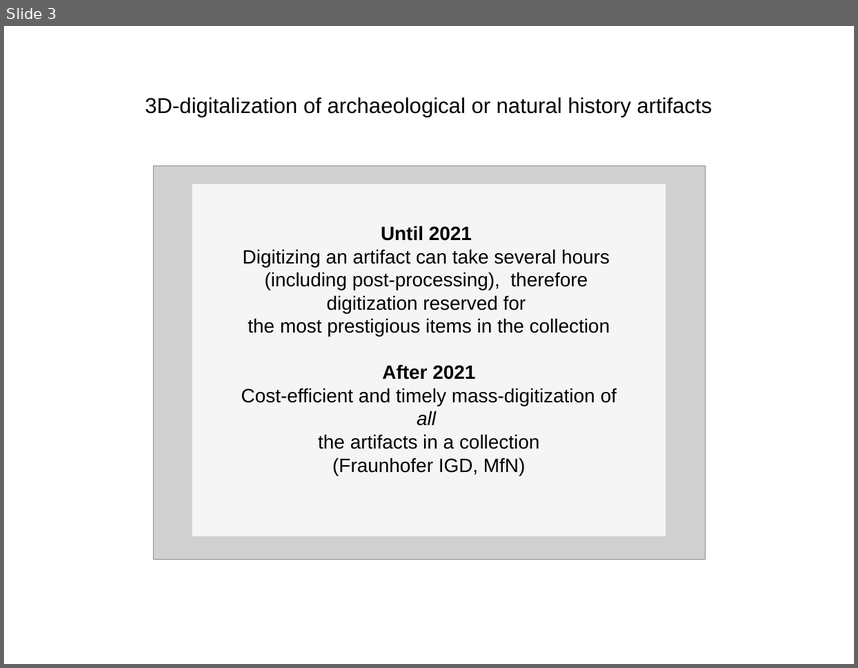
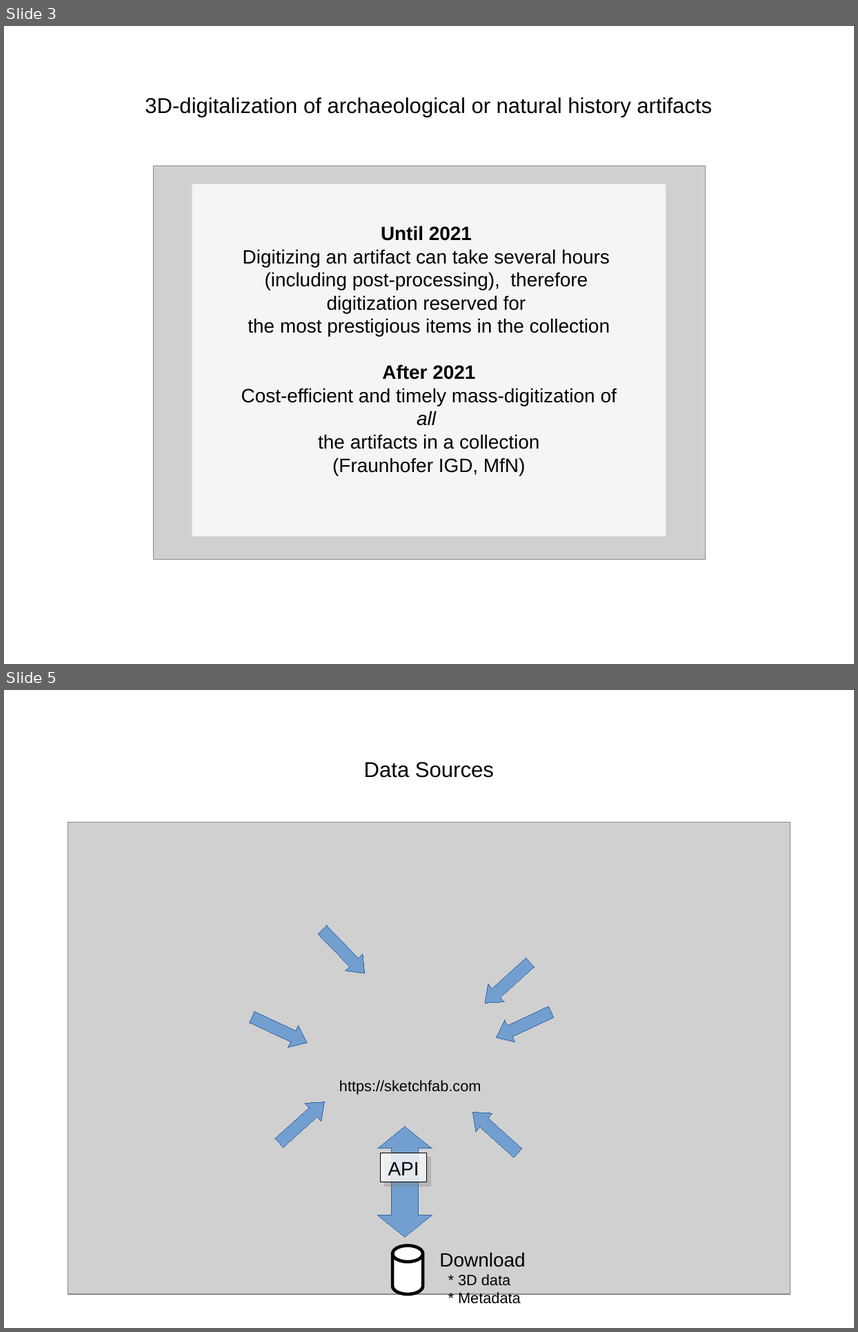
Before and after one commit to aot29/pottery_classifier, a slide deck: Paper/Presentation.odp. Shown one above the other, each under a label of ours: slide 3 before the commit, slides 3 and 5 after it; the slides between them are not shown. The pictures are 858x668 and 858x1332 pixels, drawn with LibreOffice and Linux fonts; fonts in the diff are those of the drawing; grey boxes stand for pictures. Boxes give left, top, right and bottom in pixels: in the first picture for what was removed or moved away, otherwise in the second. Text is boxed around its words. In the diff, an @@ line names an element or a change of style, - is before the commit and + after.

```diff
--- a/Paper/Presentation.odp
+++ b/Paper/Presentation.odp
@@ slide 5 added at bbox=[4, 690, 854, 1328], background #FFFFFF @@
@@ title added at bbox=[364, 762, 494, 778], 20 pt, text #000000 @@
+Data Sources
@@ picture added at bbox=[68, 822, 791, 1294] @@
@@ up arrow added at bbox=[313, 921, 372, 981], fill #729FCF, outline #3465A4 0 pt @@
@@ up arrow added at bbox=[477, 954, 538, 1012], fill #729FCF, outline #3465A4 0 pt @@
@@ up arrow added at bbox=[247, 1006, 312, 1054], fill #729FCF, outline #3465A4 0 pt @@
@@ up arrow added at bbox=[491, 1000, 556, 1048], fill #729FCF, outline #3465A4 0 pt @@
@@ text added at bbox=[339, 1080, 481, 1094], 14 pt, text #000000 @@
+https://sketchfab.com
@@ up arrow added at bbox=[271, 1093, 332, 1152], fill #729FCF, outline #3465A4 0 pt @@
@@ up arrow added at bbox=[465, 1103, 526, 1162], fill #729FCF, outline #3465A4 0 pt @@
@@ left right arrow added at bbox=[377, 1127, 432, 1237], fill #729FCF, outline #3465A4 0 pt @@
@@ rectangle added at bbox=[381, 1153, 427, 1182], fill #FFFFFF at 79% opacity, outline #000000 0 pt, 18 pt, text #000000 @@
+API
@@ cylinder added at bbox=[392, 1245, 423, 1294], fill #FFFFFF, outline #000000 3 pt @@
@@ text added at bbox=[439, 1252, 525, 1306], 14 pt, text #000000 @@
+Download
+* 3D data
+* Metadata
```
Also in this commit, not shown: 1 slide changed, 9 other slides added, 17 other files.
